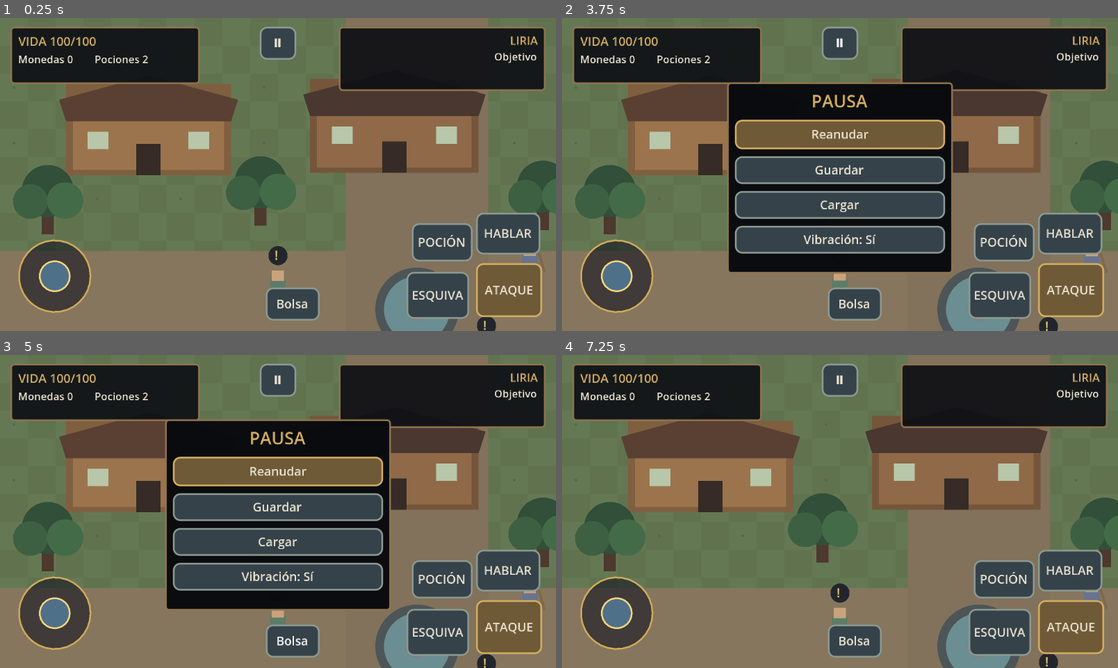
Above: before the commit, frames 1-4 (two rows, left to right).
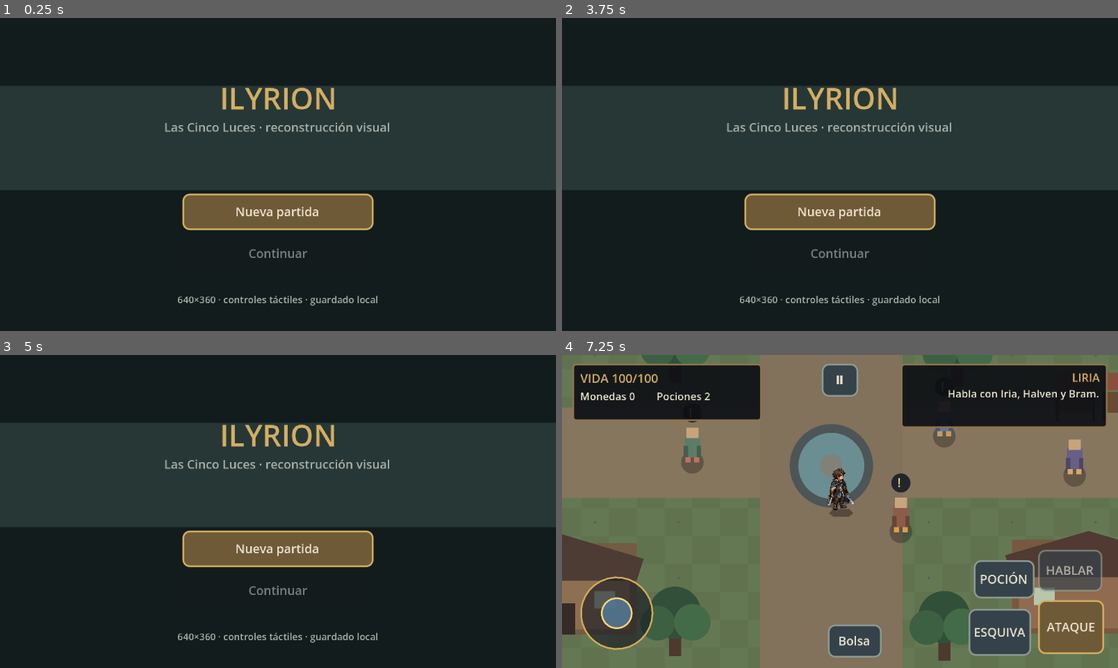
Above: after the commit, the same moments.

Repository: javix142-gif/rpg-fantasia-oscura
Game: Godot game, scene res://rebuild/main.tscn
Same seed, same stepped clock (60 frames per second), same inputs: the game is played once before the commit and once after it.
Inputs (mouse positions are in pixels of both pictures, inside the frame that each line leads up to):
- Up to frame 1 (0.25 s): no input
- Up to frame 2 (3.75 s): click "ATAQUE" at 0.5 s; click "ESQUIVA" at 1.25 s; click "HABLAR" at 2 s; click "POCIÓN" at 2.75 s; click "Ⅱ" at 3.5 s
- Up to frame 3 (5 s): click "Bolsa" at 4.25 s
- Up to frame 4 (7.25 s): click "Reanudar" (after the commit: "Ⅱ") at 5 s; click (840, 549) at 5.75 s, where only the run after the commit has a clickable "Nueva partida"; drag from (617, 611) to (895, 442) at 6.52 s

The runs differ from the first frame. In frame 1, 86% of the frame differs, in the area x 0-100%, y 0-100%; in frame 2, 81%; in frame 3, 81%; in frame 4, 56%.
Error before the commit: Parse Error: Assigned value for constant "DIR_VECS" isn't a constant expression. (res://rebuild/player_actor.gd:14)

Commit message:
fix: use constant direction vectors in M4 player animation

Diff:
--- a/game/rebuild/player_actor.gd
+++ b/game/rebuild/player_actor.gd
@@ -11,7 +11,7 @@
 const MAX_HP := 100
 const SHEET := preload("res://assets/p1_1/player_sheet.png")
 const DIR_NAMES := ["N", "NE", "E", "SE", "S", "SW", "W", "NW"]
-const DIR_VECS := [Vector2.UP, Vector2(1,-1).normalized(), Vector2.RIGHT, Vector2(1,1).normalized(), Vector2.DOWN, Vector2(-1,1).normalized(), Vector2.LEFT, Vector2(-1,-1).normalized()]
+const DIR_VECS := [Vector2(0.0,-1.0), Vector2(0.70710678,-0.70710678), Vector2(1.0,0.0), Vector2(0.70710678,0.70710678), Vector2(0.0,1.0), Vector2(-0.70710678,0.70710678), Vector2(-1.0,0.0), Vector2(-0.70710678,-0.70710678)]
 
 var hp: int = MAX_HP
 var virtual_input := Vector2.ZERO
@@ -53,7 +53,6 @@
 		var d: String = DIR_NAMES[row]
 		_add_anim(frames, "idle_" + d, row, [0,1], 3.0, true)
 		_add_anim(frames, "walk_" + d, row, [2,3,4,5], 8.0, true)
-		# M4 action states use deliberate frame timing plus procedural weapon/body motion.
 		_add_anim(frames, "attack_" + d, row, [1,2,4,5], 14.0, false)
 		_add_anim(frames, "dodge_" + d, row, [5,4,3,2], 16.0, false)
 		_add_anim(frames, "hit_" + d, row, [0,1], 12.0, false)
@@ -149,7 +148,6 @@
 func _process_action_state() -> void:
 	if state == "attack":
 		velocity = Vector2.ZERO
-		# Real hit window is synchronized to the middle of the visual attack.
 		if not _attack_fired and _action_timer <= 0.19:
 			_attack_fired = true
 			attack_window.emit(global_position + facing.normalized() * 30.0, facing.normalized())
